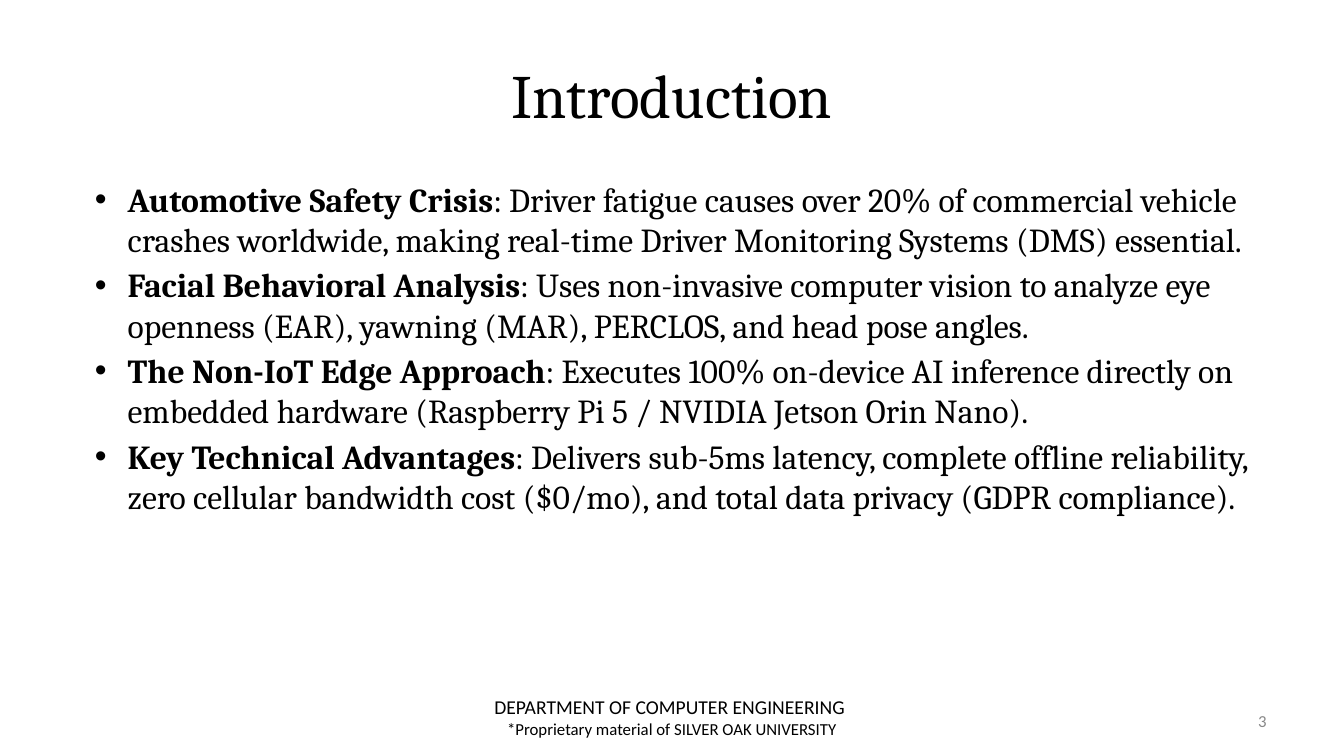
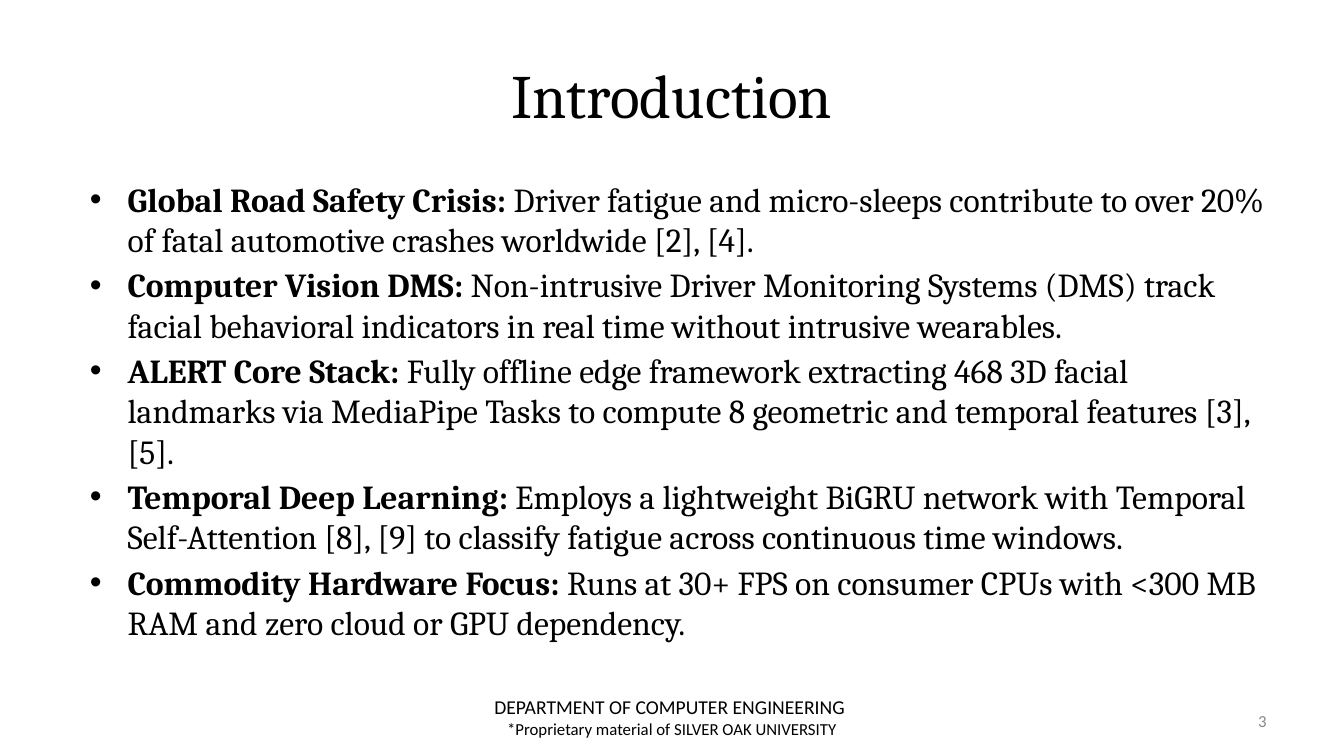
Before and after one commit to zoro1126/ALERT, a slide deck: slide 3 of review_docs/Review-2/NEW_Presentation_ALERT_CE_AIML_31.pptx. Drawn at 1344x756 pixels with LibreOffice and Linux fonts; fonts in the diff are those of the drawing; background and template pictures are left out. Boxes give left, top, right and bottom in pixels: in the first picture for what was removed or moved away, otherwise in the second. Text is boxed around its words. In the diff, an @@ line names an element or a change of style, - is before the commit and + after.

Commit message:
Added data for the report and model benchmarks

```diff
--- a/review_docs/Review-2/NEW_Presentation_ALERT_CE_AIML_31.pptx
+++ b/review_docs/Review-2/NEW_Presentation_ALERT_CE_AIML_31.pptx
@@ text at bbox=[128, 188, 1264, 643]: text changed @@
-• Automotive Safety Crisis: Driver fatigue causes over 20% of commercial vehicle crashes worldwide, making real-time Driver Monitoring Systems (DMS) essential.
-• Facial Behavioral Analysis: Uses non-invasive computer vision to analyze eye openness (EAR), yawning (MAR), PERCLOS, and head pose angles.
-• The Non-IoT Edge Approach: Executes 100% on-device AI inference directly on embedded hardware (Raspberry Pi 5 / NVIDIA Jetson Orin Nano).
-• Key Technical Advantages: Delivers sub-5ms latency, complete offline reliability, zero cellular bandwidth cost ($0/mo), and total data privacy (GDPR compliance).
+• Global Road Safety Crisis: Driver fatigue and micro-sleeps contribute to over 20% of fatal automotive crashes worldwide [2], [4].
+• Computer Vision DMS: Non-intrusive Driver Monitoring Systems (DMS) track facial behavioral indicators in real time without intrusive wearables.
+• ALERT Core Stack: Fully offline edge framework extracting 468 3D facial landmarks via MediaPipe Tasks to compute 8 geometric and temporal features [3], [5].
+• Temporal Deep Learning: Employs a lightweight BiGRU network with Temporal Self-Attention [8], [9] to classify fatigue across continuous time windows.
+• Commodity Hardware Focus: Runs at 30+ FPS on consumer CPUs with <300 MB RAM and zero cloud or GPU dependency.
```
Also in this commit, not shown: 12 other slides changed, 5 slides added, 5 slides removed, 9 other files.
